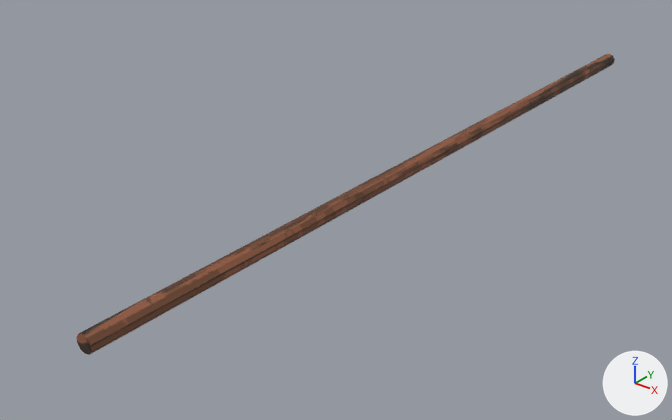
An edit to the glTF model content/worldrpg/first-person/weapons/staff.glb, drawn before and after from the same camera.
The view is the same before and after, from a camera (50 mm lens) standing at (0.977, -1.538, 0.752) and looking at (-0.125, -0.161, -0.102). Lighting does not change. The marker at lower right points along +X, +Y and +Z. The picture after the commit comes second. Where no turn or scale is listed for an object, it has been applied to the vertices. Vertices at exactly the same position are counted once.

The older version as bpy lines, for what is in view:
```python
me_haft = bpy.data.meshes.new('haft')
me_haft.from_pydata(...)  # a 10-sided cylinder along y spanning x -0.02..0.02, y -0.89..0.89, z -0.02..0.02
me_haft.materials.append(mat_trim)  # picture img_trim
ob_haft = bpy.data.objects.new('haft', me_haft)
ob_haft.location = (0.0, 0.0, 0.0)
```
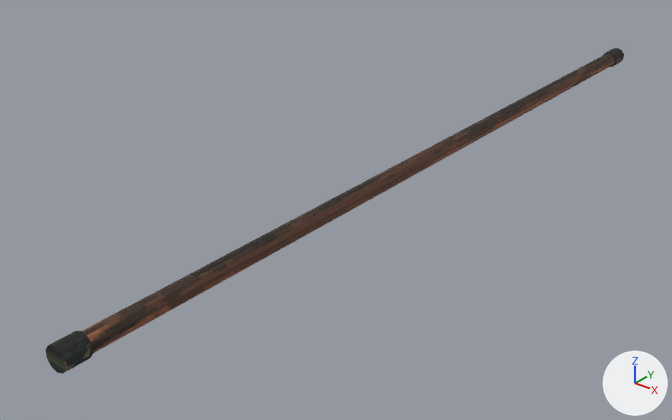
The newer file is also rescaled (x0.949) as a whole; pictures and numbers use the older file's frame.

Location of each change, (x1, y1, x2, y2) in pixels of the pictures (672 x 420 px):
'haft', reshaped
    before: (77, 54, 615, 355)
    after: (82, 54, 615, 353)
'capBottom', added
    after: (46, 331, 93, 374)
'capTop', added
    after: (604, 48, 624, 67)
part 1 of me_haft, built on
    before: (77, 334, 91, 355)
part 2 of me_haft, surface changed
    both: (82, 54, 615, 352)

The edits, one by one:
Picture 'metal' (img_metal) is new.
Material 'metal' (mat_metal) is new.
Its texture is img_metal.
Its roughness is 0.8.
me_haft is used by ob_haft; location (0.0, 0.0, 0.0).
me_haft had 20 vertices, 36 faces and spanned x -0.02..0.02, y -0.89..0.89, z -0.02..0.02.
me_haft now has 30 vertices, 40 faces and spans x -0.02..0.02, y -0.89..0.89, z -0.02..0.02.
Part 1, on me_haft:
8 faces are deleted.
10 vertices are added at x -0.02..0.02, y -0.89, z -0.02..0.02.
20 new faces join them.
me_haft part 2: 18 kept faces spanning x -0.02..0.02, y -0.89..0.89, z -0.02..0.02 get new texture (UV) coordinates.
Other edits to the shape of me_haft do not show in these pictures.
Mesh me_captop is new.
It has 30 vertices, 48 faces and spans x -0.021..0.021, y 0.8928..0.945, z -0.0226..0.0217.
It uses material mat_metal (picture img_metal).
Mesh me_capbottom is new.
It has 20 vertices, 28 faces and spans x -0.021..0.021, y -0.9406..-0.8928, z -0.0223..0.0219.
It uses material mat_metal (picture img_metal).
Object 'capTop' (ob_captop) is new; it shows me_captop.
Its location is (0.0, 0.0, 0.0).
Object 'capBottom' (ob_capbottom) is new; it shows me_capbottom.
Its location is (0.0, 0.0, 0.0).
